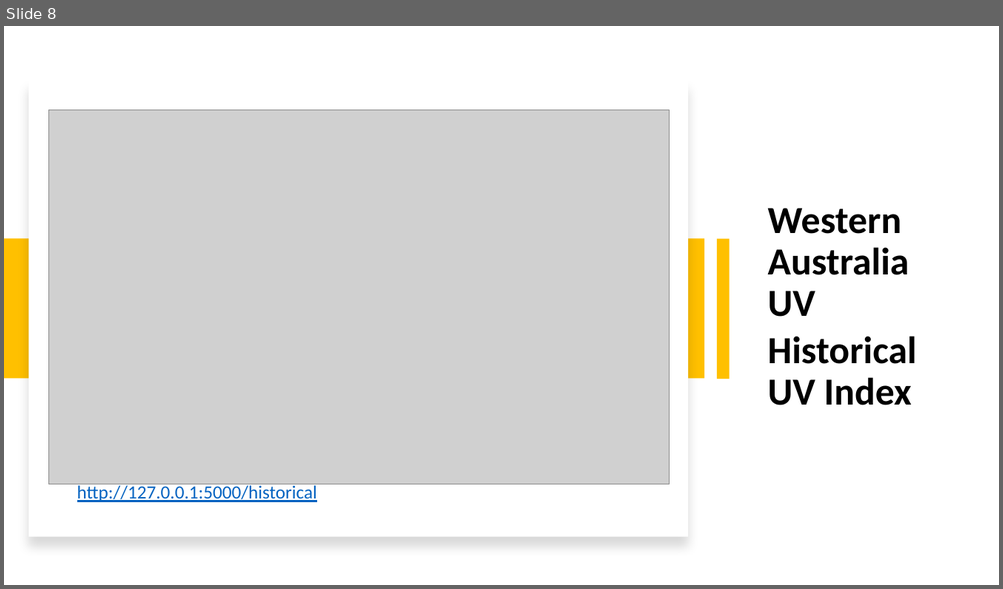
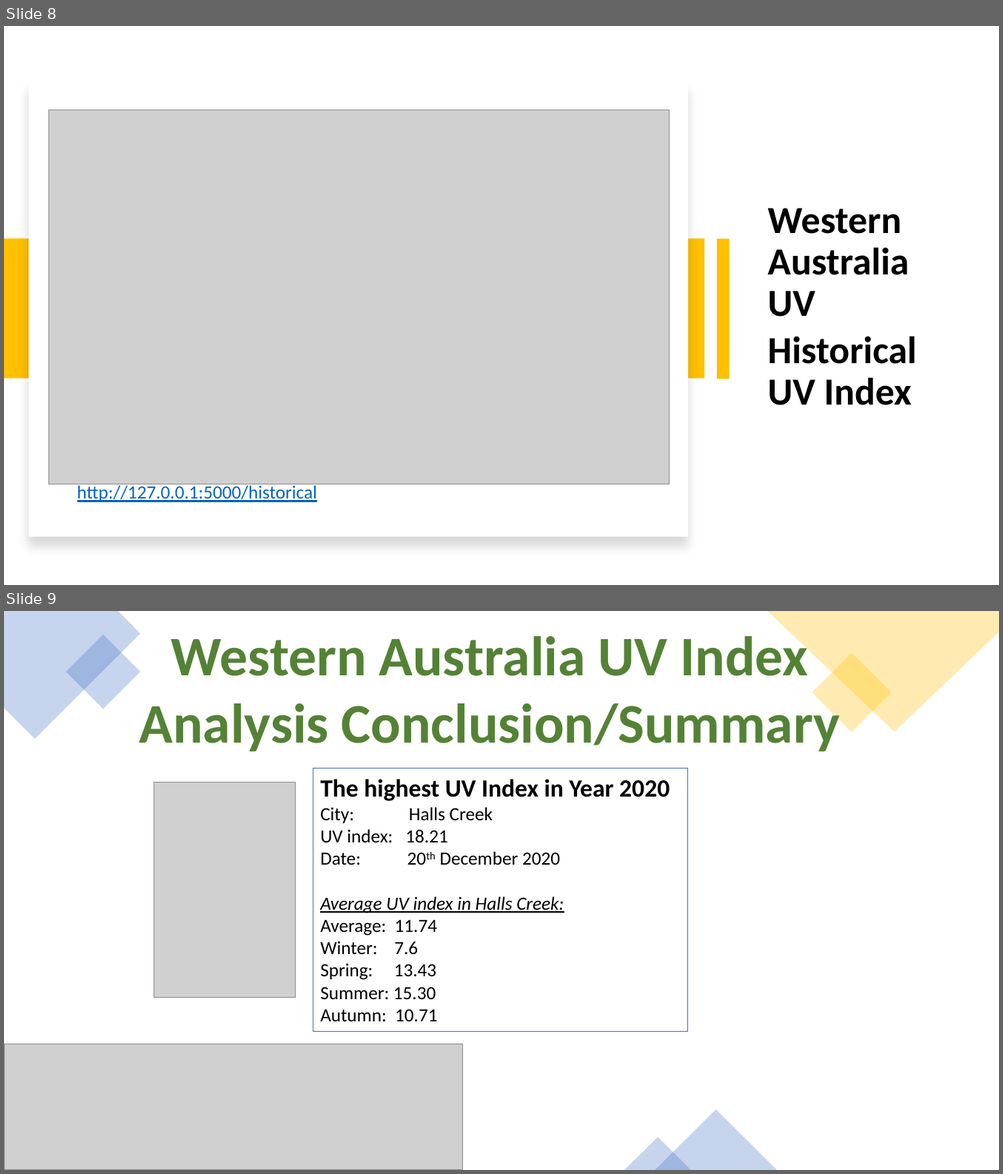
Before and after one commit to parastoorazavi/Data-Analytics-Project-2, a slide deck: Presentation.pptx. Shown one above the other, each under a label of ours: slide 8 before the commit, slides 8 and 9 after it. The pictures are 1003x589 and 1003x1174 pixels, drawn with LibreOffice and Linux fonts; fonts in the diff are those of the drawing; grey boxes stand for pictures. Boxes give left, top, right and bottom in pixels: in the first picture for what was removed or moved away, otherwise in the second. Text is boxed around its words. In the diff, an @@ line names an element or a change of style, - is before the commit and + after.

```diff
--- a/Presentation.pptx
+++ b/Presentation.pptx
@@ slide 9 added at bbox=[4, 611, 999, 1170], background #FFFFFF @@
@@ freeform shape added at bbox=[4, 611, 141, 739], fill #4472C4 at 30% opacity @@
@@ text added at bbox=[139, 629, 839, 752], 54 pt, text #548235, bold @@
+Western Australia UV Index
+Analysis Conclusion/Summary
@@ freeform shape added at bbox=[767, 611, 999, 732], fill #FFC000 at 30% opacity @@
@@ rectangle added at bbox=[66, 635, 141, 709], fill #4472C4 at 30% opacity @@
@@ rectangle added at bbox=[811, 653, 891, 732], fill #FFC000 at 30% opacity @@
@@ picture added at bbox=[154, 783, 296, 998] @@
@@ rectangle added at bbox=[313, 769, 688, 1032], outline #4472C4 0.75 pt, 18 pt, text #000000 @@
+The highest UV Index in Year 2020
+City: Halls Creek
+UV index: 18.21
+Date: 20th December 2020
+Average UV index in Halls Creek:
+Average: 11.74
+Winter: 7.6
+Spring: 13.43
+Summer: 15.30
+Autumn: 10.71
@@ picture added at bbox=[4, 1045, 462, 1170] @@
@@ triangle added at bbox=[654, 1111, 777, 1170], fill #4472C4 at 30% opacity @@
@@ triangle added at bbox=[625, 1138, 691, 1170], fill #4472C4 at 30% opacity @@
```
Also in this commit, not shown: 2 slides changed, 2 other slides added, 1 other file.
